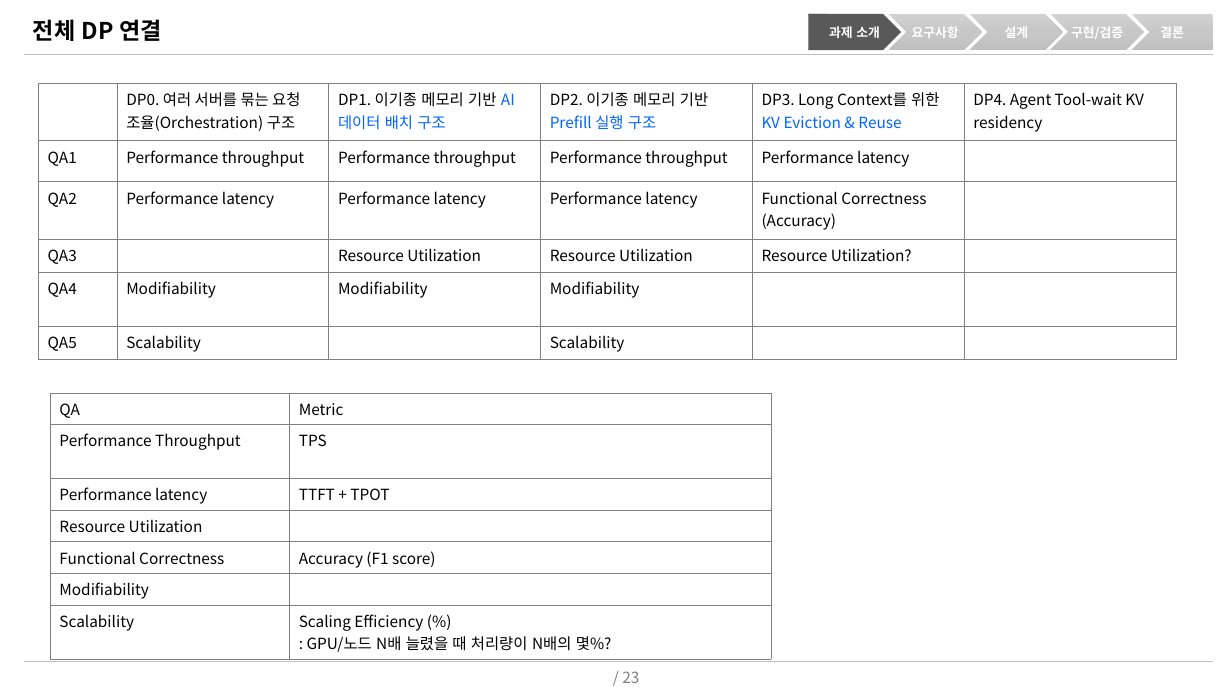
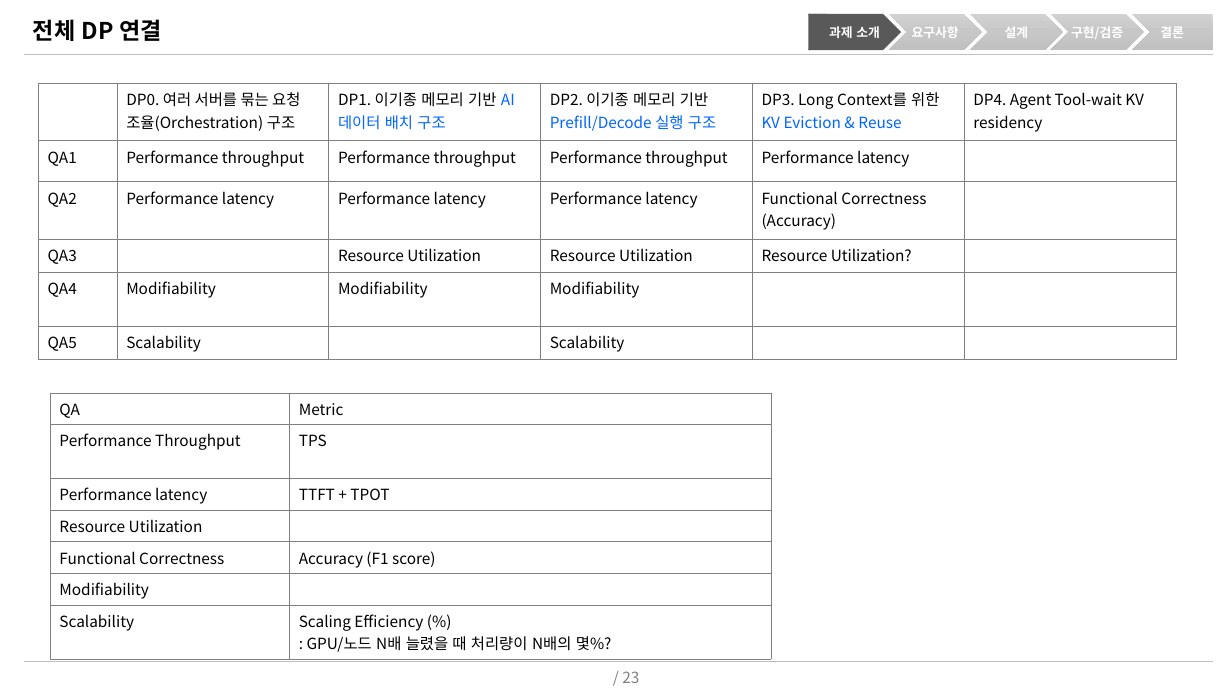
Before and after one commit to mkim0628/vllm, a slide deck: slide 1 of doc-mk/DP0/DP0-slides.pptx. Drawn at 1232x693 pixels with LibreOffice and Linux fonts; fonts in the diff are those of the drawing. Boxes give left, top, right and bottom in pixels: in the first picture for what was removed or moved away, otherwise in the second. Text is boxed around its words. In the diff, an @@ line names an element or a change of style, - is before the commit and + after.

```diff
--- a/doc-mk/DP0/DP0-slides.pptx
+++ b/doc-mk/DP0/DP0-slides.pptx
@@ table at <box>39,83,1176,356</box> @@
-row 1, column 4: DP2. 이기종 메모리 기반 Prefill 실행 구조
+row 1, column 4: DP2. 이기종 메모리 기반 Prefill/Decode 실행 구조
```
Also in this commit, not shown: 5 other slides changed, 3 other files.
